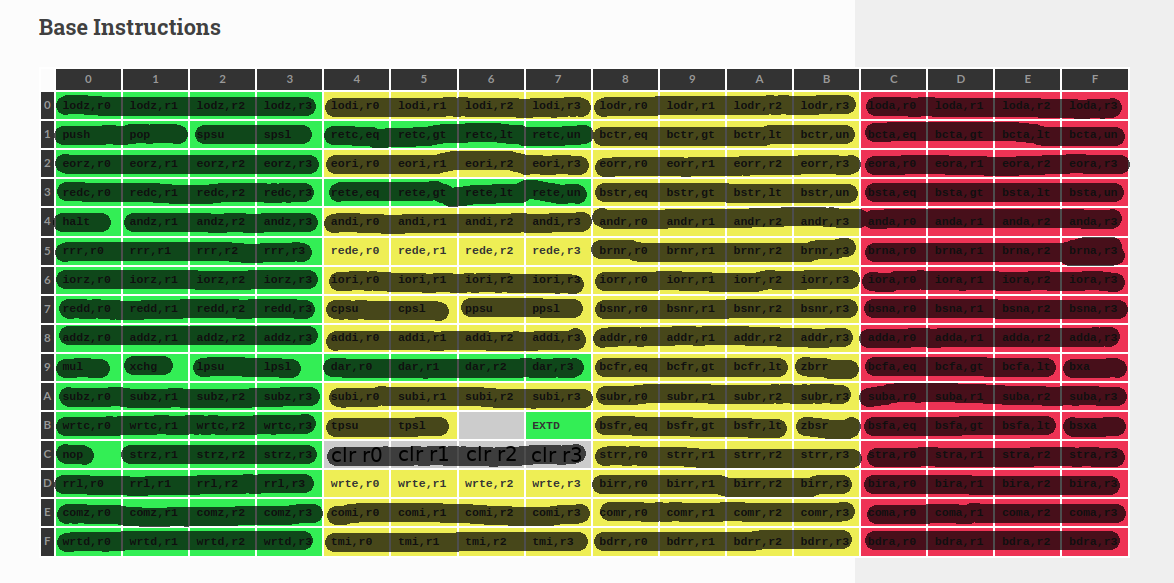
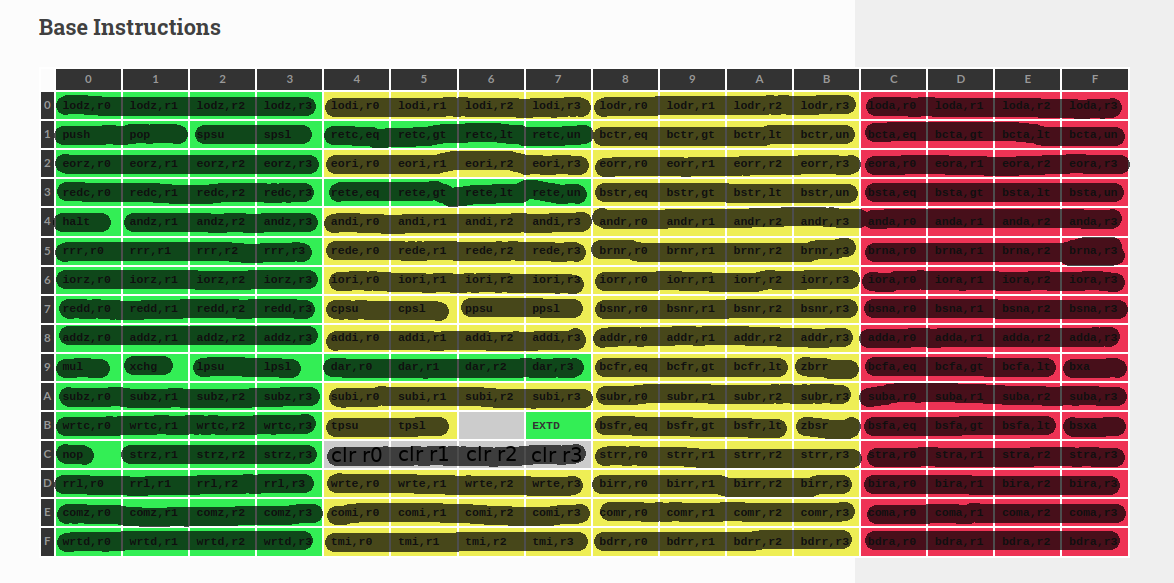
Before/after of a 1174 × 583 layered artwork. What changed in the layer stack:
painted on "channel" over [326, 241, 586, 496]
